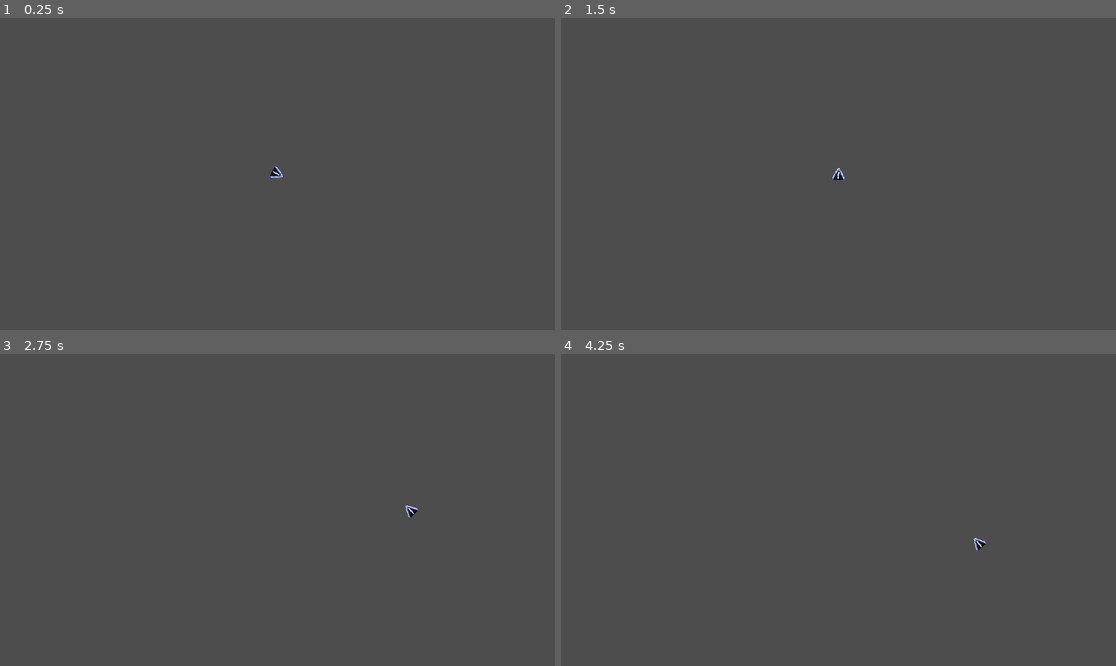
Above: before the commit, frames 1-4 (two rows, left to right).
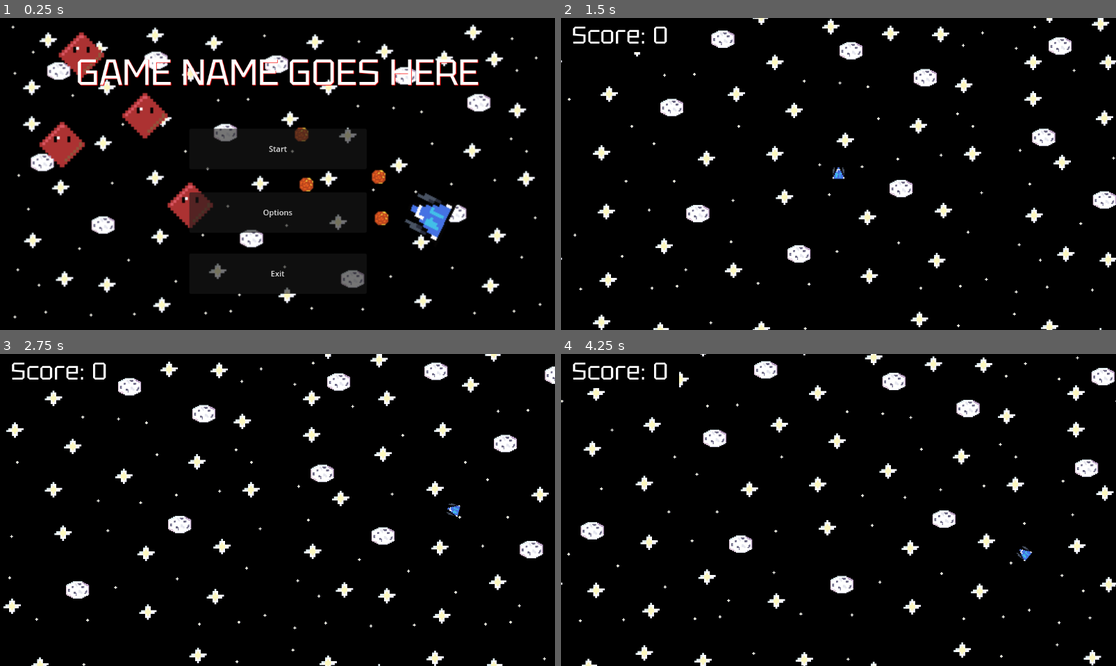
Above: after the commit, the same moments.

Repository: WhosCloak/Aquanautic
Game: Godot game, scene res://scenes/mainmenu.tscn
Same seed, same stepped clock (60 frames per second), same inputs: the game is played once before the commit and once after it. Before the commit the project starts from res://scenes/player.tscn.
Inputs (mouse positions are in pixels of both pictures, inside the frame that each line leads up to):
- Up to frame 1 (0.25 s): no input
- Up to frame 2 (1.5 s): click (838, 211) at 0.5 s, where only the run after the commit has a clickable "Options"; click (838, 149) at 1.25 s, where only the run after the commit has a clickable "Start"
- Up to frame 3 (2.75 s): tap Enter at 2 s; move the mouse to (399, 494) at 2.02 s; hold D (right) from 2.03 s (still down); click (399, 494) at 2.1 s
- Up to frame 4 (4.25 s): move the mouse to (727, 525) at 2.77 s; release D (right) at 2.78 s; hold S (down) 2.78-3.53 s; click (727, 525) at 2.85 s; move the mouse to (894, 441) at 3.52 s; hold D (right) from 3.53 s (still down); click (894, 441) at 3.6 s

The runs differ from the first frame. In frame 1, 99% of the frame differs, in the area x 0-100%, y 0-100%; in frame 2, 100%; in frame 3, 100%; in frame 4, 100%.

Commit message:
updated version

Diff:
--- a/project.godot
+++ b/project.godot
@@ -11,9 +11,13 @@
 [application]
 
 config/name="top-down-game"
-run/main_scene="uid://d0rtb8jof2xkt"
+run/main_scene="uid://dteruq8yhjet2"
 config/features=PackedStringArray("4.4", "Forward Plus")
 config/icon="res://icon.svg"
+
+[autoload]
+
+Global="*res://scripts/global.gd"
 
 [input]
 
--- a/scenes/Laser.tscn
+++ b/scenes/Laser.tscn
@@ -1,18 +1,24 @@
-[gd_scene load_steps=4 format=3 uid="uid://bcbov2uubkh6g"]
+[gd_scene load_steps=4 format=3 uid="uid://bmvqix4hmvbvs"]
 
-[ext_resource type="Script" uid="uid://1f146luqhsab" path="res://scripts/laser.gd" id="1_ag3aa"]
-[ext_resource type="Texture2D" uid="uid://dhunqycqpg0ga" path="res://sprites/Laser.png" id="1_rx3qg"]
+[ext_resource type="Script" uid="uid://bv333nlqrnrml" path="res://scripts/laser.gd" id="1_a7dhc"]
+[ext_resource type="Texture2D" uid="uid://dk17v86x4cr10" path="res://sprites/Laser.png" id="1_xmihv"]
 
-[sub_resource type="RectangleShape2D" id="RectangleShape2D_ag3aa"]
-size = Vector2(16, 6)
+[sub_resource type="RectangleShape2D" id="RectangleShape2D_a7dhc"]
+size = Vector2(16, 16)
 
 [node name="laser" type="RigidBody2D"]
-lock_rotation = true
-script = ExtResource("1_ag3aa")
+collision_layer = 8
+collision_mask = 2
+gravity_scale = 0.0
+contact_monitor = true
+max_contacts_reported = 1
+script = ExtResource("1_a7dhc")
 
 [node name="CollisionShape2D" type="CollisionShape2D" parent="."]
-shape = SubResource("RectangleShape2D_ag3aa")
+shape = SubResource("RectangleShape2D_a7dhc")
 
 [node name="Sprite2D" type="Sprite2D" parent="."]
 texture_filter = 1
-texture = ExtResource("1_rx3qg")
+texture = ExtResource("1_xmihv")
+
+[connection signal="body_entered" from="." to="." method="_on_body_entered"]
--- a/scenes/enemy.tscn
+++ b/scenes/enemy.tscn
@@ -1,19 +1,30 @@
-[gd_scene load_steps=4 format=3 uid="uid://cej4x1k4cq02n"]
+[gd_scene load_steps=5 format=3 uid="uid://bibggbp3wrrll"]
 
-[ext_resource type="Texture2D" uid="uid://ch55q6e876o6g" path="res://sprites/enemy.png" id="1_7p1mj"]
-[ext_resource type="Script" uid="uid://d1n5j1taqi21d" path="res://scripts/enemy.gd" id="1_md0e3"]
+[ext_resource type="Texture2D" uid="uid://bm16t07bpykb5" path="res://sprites/enemy.png" id="1_7p1mj"]
+[ext_resource type="Script" uid="uid://d166an3k21du8" path="res://scripts/enemy.gd" id="1_md0e3"]
 
-[sub_resource type="RectangleShape2D" id="RectangleShape2D_7p1mj"]
+[sub_resource type="RectangleShape2D" id="RectangleShape2D_md0e3"]
 size = Vector2(16, 16)
 
-[node name="enemy" type="Node2D"]
+[sub_resource type="RectangleShape2D" id="RectangleShape2D_4ra3w"]
+size = Vector2(16, 16)
 
-[node name="CharacterBody2D" type="CharacterBody2D" parent="."]
+[node name="enemy" type="CharacterBody2D" groups=["enemy"]]
+collision_layer = 2
+collision_mask = 8
 script = ExtResource("1_md0e3")
 
-[node name="CollisionShape2D" type="CollisionShape2D" parent="CharacterBody2D"]
-shape = SubResource("RectangleShape2D_7p1mj")
+[node name="CollisionShape2D" type="CollisionShape2D" parent="."]
+shape = SubResource("RectangleShape2D_md0e3")
 
-[node name="Sprite2D" type="Sprite2D" parent="CharacterBody2D/CollisionShape2D"]
+[node name="Sprite2D" type="Sprite2D" parent="."]
 texture_filter = 1
 texture = ExtResource("1_7p1mj")
+
+[node name="Area2D" type="Area2D" parent="."]
+collision_layer = 2
+
+[node name="CollisionShape2D" type="CollisionShape2D" parent="Area2D"]
+shape = SubResource("RectangleShape2D_4ra3w")
+
+[connection signal="body_entered" from="Area2D" to="." method="_on_area_2d_body_entered"]
--- a/scenes/enemyspawner.tscn
+++ b/scenes/enemyspawner.tscn
@@ -1,6 +1,6 @@
-[gd_scene load_steps=2 format=3 uid="uid://bvrhc50u21mq4"]
+[gd_scene load_steps=2 format=3 uid="uid://cpy4624ry8da6"]
 
-[ext_resource type="Script" uid="uid://bhiotrxw2j4w" path="res://scripts/enemyspawner.gd" id="1_y7xgi"]
+[ext_resource type="Script" uid="uid://ll0is1c4l1wq" path="res://scripts/enemyspawner.gd" id="1_y7xgi"]
 
-[node name="Node2D" type="Node2D"]
+[node name="enemyspawner" type="Node2D"]
 script = ExtResource("1_y7xgi")
--- /dev/null
+++ b/scenes/gameover.tscn
@@ -0,0 +1,57 @@
+[gd_scene load_steps=4 format=3 uid="uid://buk43vvonn5u6"]
+
+[ext_resource type="Script" uid="uid://bqjgs7hyfgmoh" path="res://scripts/gameover.gd" id="1_ncp31"]
+[ext_resource type="Texture2D" uid="uid://br0mq41dsy56p" path="res://sprites/gameover.png" id="2_2mkfd"]
+[ext_resource type="FontFile" uid="uid://dbyrp1xpwysxa" path="res://font/Tektur-VariableFont_wdth,wght.ttf" id="2_dy3ie"]
+
+[node name="gameover" type="Control"]
+layout_mode = 3
+anchors_preset = 15
+anchor_right = 1.0
+anchor_bottom = 1.0
+grow_horizontal = 2
+grow_vertical = 2
+script = ExtResource("1_ncp31")
+
+[node name="TextureRect" type="TextureRect" parent="."]
+layout_mode = 0
+offset_right = 1152.0
+offset_bottom = 648.0
+texture = ExtResource("2_2mkfd")
+expand_mode = 1
+
+[node name="Label" type="Label" parent="."]
+layout_mode = 0
+offset_right = 1151.0
+offset_bottom = 263.0
+theme_override_fonts/font = ExtResource("2_dy3ie")
+theme_override_font_sizes/font_size = 100
+text = "GAME OVER
+PRESS ESC TO QUIT
+"
+horizontal_alignment = 1
+vertical_alignment = 1
+
+[node name="Label2" type="Label" parent="."]
+layout_mode = 0
+offset_left = 162.0
+offset_top = 258.0
+offset_right = 988.0
+offset_bottom = 388.0
+theme_override_fonts/font = ExtResource("2_dy3ie")
+theme_override_font_sizes/font_size = 100
+text = "Highest Score : 0"
+horizontal_alignment = 1
+vertical_alignment = 1
+
+[node name="Button" type="Button" parent="."]
+layout_mode = 0
+offset_left = 382.0
+offset_top = 395.0
+offset_right = 805.0
+offset_bottom = 506.0
+theme_override_fonts/font = ExtResource("2_dy3ie")
+theme_override_font_sizes/font_size = 50
+text = "TRY AGAIN"
+
+[connection signal="pressed" from="Button" to="." method="_on_button_pressed"]
--- /dev/null
+++ b/scenes/main.tscn
@@ -0,0 +1,22 @@
+[gd_scene load_steps=4 format=3 uid="uid://b3grfsvfta7fk"]
+
+[ext_resource type="PackedScene" uid="uid://cp3kf82ssstnc" path="res://scenes/player.tscn" id="1_0wfyh"]
+[ext_resource type="PackedScene" uid="uid://cpy4624ry8da6" path="res://scenes/enemyspawner.tscn" id="2_sugp2"]
+[ext_resource type="Texture2D" uid="uid://dnhkeh7l0rair" path="res://sprites/starryspace1.png" id="3_sugp2"]
+
+[node name="main" type="Node2D"]
+
+[node name="player" parent="." instance=ExtResource("1_0wfyh")]
+
+[node name="enemyspawner" parent="." instance=ExtResource("2_sugp2")]
+
+[node name="TextureRect" type="TextureRect" parent="."]
+z_index = -4096
+texture_filter = 1
+offset_left = -10199.0
+offset_top = -5372.0
+offset_right = 10239.0
+offset_bottom = 5977.0
+mouse_filter = 2
+texture = ExtResource("3_sugp2")
+stretch_mode = 1
--- /dev/null
+++ b/scenes/mainmenu.tscn
@@ -0,0 +1,74 @@
+[gd_scene load_steps=4 format=3 uid="uid://dteruq8yhjet2"]
+
+[ext_resource type="FontFile" uid="uid://dbyrp1xpwysxa" path="res://font/Tektur-VariableFont_wdth,wght.ttf" id="1_5mbse"]
+[ext_resource type="Texture2D" uid="uid://bkhqbgrv1vj8j" path="res://sprites/mainmenu.png" id="1_natt5"]
+[ext_resource type="Script" uid="uid://nq23uh7e7byf" path="res://scripts/mainmenu.gd" id="1_r3g3c"]
+
+[node name="mainmenu" type="Control"]
+layout_mode = 3
+anchors_preset = 15
+anchor_right = 1.0
+anchor_bottom = 1.0
+grow_horizontal = 2
+grow_vertical = 2
+script = ExtResource("1_r3g3c")
+
+[node name="TextureRect" type="TextureRect" parent="."]
+layout_mode = 0
+offset_right = 1152.0
+offset_bottom = 648.0
+texture = ExtResource("1_natt5")
+
+[node name="Label" type="Label" parent="."]
+layout_mode = 1
+anchors_preset = 5
+anchor_left = 0.5
+anchor_right = 0.5
+offset_left = -419.0
+offset_top = 64.0
+offset_right = 419.0
+offset_bottom = 162.0
+grow_horizontal = 2
+theme_override_colors/font_shadow_color = Color(0.972549, 0.00392157, 0, 1)
+theme_override_fonts/font = ExtResource("1_5mbse")
+theme_override_font_sizes/font_size = 75
+text = "GAME NAME GOES HERE"
+horizontal_alignment = 1
+vertical_alignment = 1
+
+[node name="Button" type="Button" parent="."]
+layout_mode = 1
+anchors_preset = -1
+anchor_left = 0.5
+anchor_right = 0.5
+offset_left = -183.0
+offset_top = 230.0
+offset_right = 185.0
+offset_bottom = 314.0
+text = "Start"
+
+[node name="Button2" type="Button" parent="."]
+layout_mode = 1
+anchors_preset = -1
+anchor_left = 0.5
+anchor_right = 0.501
+offset_left = -183.0
+offset_top = 362.0
+offset_right = 183.848
+offset_bottom = 446.0
+text = "Options"
+
+[node name="Button3" type="Button" parent="."]
+layout_mode = 1
+anchors_preset = -1
+anchor_left = 0.5
+anchor_right = 0.501
+offset_left = -183.0
+offset_top = 489.0
+offset_right = 183.848
+offset_bottom = 573.0
+text = "Exit"
+
+[connection signal="pressed" from="Button" to="." method="_on_button_pressed"]
+[connection signal="pressed" from="Button2" to="." method="_on_button_2_pressed"]
+[connection signal="pressed" from="Button3" to="." method="_on_button_3_pressed"]
--- a/scenes/player.tscn
+++ b/scenes/player.tscn
@@ -1,25 +1,58 @@
-[gd_scene load_steps=4 format=3 uid="uid://d0rtb8jof2xkt"]
+[gd_scene load_steps=5 format=3 uid="uid://cp3kf82ssstnc"]
 
-[ext_resource type="Script" uid="uid://t4ki5swdv72" path="res://scripts/player.gd" id="1_g2els"]
-[ext_resource type="Texture2D" uid="uid://gep1ou3ejbsa" path="res://sprites/Spaceship1.png" id="2_qhqgy"]
+[ext_resource type="Texture2D" uid="uid://bh11pa8di203y" path="res://sprites/player.png" id="1_3vyb7"]
+[ext_resource type="Script" uid="uid://ddkaihgteyl1s" path="res://scripts/player.gd" id="1_g2els"]
+[ext_resource type="FontFile" uid="uid://dbyrp1xpwysxa" path="res://font/Tektur-VariableFont_wdth,wght.ttf" id="4_dqkch"]
 
-[sub_resource type="RectangleShape2D" id="RectangleShape2D_k0juu"]
-size = Vector2(15, 15)
+[sub_resource type="RectangleShape2D" id="RectangleShape2D_g2els"]
+size = Vector2(16, 16)
 
-[node name="player" type="Node2D"]
-
-[node name="CharacterBody2D" type="CharacterBody2D" parent="."]
+[node name="player" type="CharacterBody2D" groups=["player"]]
+collision_mask = 4
 script = ExtResource("1_g2els")
 
-[node name="CollisionShape2D" type="CollisionShape2D" parent="CharacterBody2D"]
-shape = SubResource("RectangleShape2D_k0juu")
+[node name="CollisionShape2D" type="CollisionShape2D" parent="."]
+shape = SubResource("RectangleShape2D_g2els")
 
-[node name="Sprite2D" type="Sprite2D" parent="CharacterBody2D"]
+[node name="Sprite2D" type="Sprite2D" parent="."]
 texture_filter = 1
 rotation = 1.5708
-texture = ExtResource("2_qhqgy")
+texture = ExtResource("1_3vyb7")
 
-[node name="Camera2D" type="Camera2D" parent="CharacterBody2D"]
-zoom = Vector2(1.5, 1.5)
+[node name="Camera2D" type="Camera2D" parent="."]
+zoom = Vector2(2, 2)
 position_smoothing_enabled = true
 position_smoothing_speed = 2.0
+
+[node name="Muzzle" type="Node2D" parent="."]
+position = Vector2(13.29, 0)
+
+[node name="CanvasLayer" type="CanvasLayer" parent="."]
+
+[node name="Control" type="Control" parent="CanvasLayer"]
+layout_mode = 3
+anchors_preset = 15
+anchor_right = 1.0
+anchor_bottom = 1.0
+grow_horizontal = 2
+grow_vertical = 2
+
+[node name="ColorRect" type="ColorRect" parent="CanvasLayer/Control"]
+z_index = -180
+layout_mode = 0
+offset_right = 245.0
+offset_bottom = 71.0
+mouse_filter = 2
+color = Color(0, 0, 0, 1)
+
+[node name="Label" type="Label" parent="CanvasLayer/Control"]
+z_index = 165
+texture_filter = 1
+layout_mode = 1
+offset_right = 245.0
+offset_bottom = 71.0
+theme_override_fonts/font = ExtResource("4_dqkch")
+theme_override_font_sizes/font_size = 50
+text = "Score: 0"
+horizontal_alignment = 1
+vertical_alignment = 1
--- a/scripts/enemy.gd
+++ b/scripts/enemy.gd
@@ -1,14 +1,28 @@
 extends CharacterBody2D
 
-
-var speed = 300
-var player = null
+var speed = 200
+var player = Node2D
 
 func _ready():
 	player = get_tree().get_first_node_in_group("player")
 
-func _physics_process(delta):
+func _physics_process(_delta):
 	if player:
-		var direction = (player.global_position- global_position).normalized()
+		var direction = (player.global_position - global_position).normalized()
 		velocity = direction * speed
 		move_and_slide()
+
+func _on_area_2d_body_entered(body: Node2D) -> void:
+	if body.is_in_group("player"):
+		if body.has_method("get_score"):
+			var current_score = body.get_score()
+			if current_score > Global.high_score:
+				Global.high_score = current_score
+
+		body.call_deferred("queue_free")
+		get_tree().change_scene_to_file("res://scenes/gameover.tscn")
+
+func die():
+	if player and player.has_method("add_score"):
+		player.add_score()
+	call_deferred("queue_free")
--- a/scripts/enemyspawner.gd
+++ b/scripts/enemyspawner.gd
@@ -1,12 +1,11 @@
 extends Node2D
 
-
-@export var enemy_scene: PackedScene
-@export var spawn_distance := 800  # how far from camera to spawn
-@export var spawn_interval := 2.0
+var enemy_scene = load("res://scenes/enemy.tscn")
+var spawn_distance = 500
+var spawn_interval = 2.0
 
 var timer := 0.0
-var player = null
+var player: Node2D
 
 func _ready():
 	player = get_tree().get_first_node_in_group("player")
@@ -18,11 +17,12 @@
 		spawn_enemy()
 
 func spawn_enemy():
-	if not player: return
+	if not player:
+		return
 
 	var direction = Vector2(randf() * 2 - 1, randf() * 2 - 1).normalized()
-	var spawn_position = player.global_position + direction * spawn_distance
+	var spawn_pos = player.global_position + direction * spawn_distance
 
 	var enemy = enemy_scene.instantiate()
-	enemy.global_position = spawn_position
+	enemy.global_position = spawn_pos
 	get_tree().current_scene.add_child(enemy)
--- /dev/null
+++ b/scripts/gameover.gd
@@ -0,0 +1,11 @@
+extends Control
+
+func _ready() -> void:
+	$Label2.text = "High Score: %d" % Global.high_score
+
+func _on_button_pressed() -> void:
+	get_tree().change_scene_to_file("res://scenes/main.tscn")
+
+func _input(event):
+	if event.is_action_pressed("ui_cancel"):
+		get_tree().quit()
--- /dev/null
+++ b/scripts/global.gd
@@ -0,0 +1,4 @@
+extends Node
+
+
+var high_score: int = 0
--- a/scripts/laser.gd
+++ b/scripts/laser.gd
@@ -1,15 +1,11 @@
 extends RigidBody2D
 
+func _ready():
+	await get_tree().create_timer(2.0).timeout
+	queue_free()
 
-var speed = 2000
-
-func _ready():
-	connect("area_entered", Callable(self,"_on_area_entered"))
-
-func _physics_process(delta):
-	global_position += Vector2(speed * delta, 0).rotated(rotation)
-
-func _on_area_entered(area):
-	if area.is_in_group("enemy"):
-		area.queue_free()
+func _on_body_entered(body: Node) -> void:
+	if body.is_in_group("enemy"):
+		if body.has_method("die"):
+			body.die()
 		queue_free()
--- /dev/null
+++ b/scripts/mainmenu.gd
@@ -0,0 +1,10 @@
+extends Control
+
+func _on_button_pressed() -> void: #START
+	get_tree().change_scene_to_file("res://scenes/main.tscn")
+
+func _on_button_2_pressed() -> void: #OPTIONS
+	pass # Replace with function body.
+
+func _on_button_3_pressed() -> void: #QUIT
+	get_tree().quit()
--- a/scripts/player.gd
+++ b/scripts/player.gd
@@ -2,12 +2,21 @@
 
 var speed = 500
 var laserspeed = 2000
-var laser = preload("res://scenes/Laser.tscn")
+var laser = load("res://scenes/laser.tscn")
+var score = 0
+
+@onready var cam := $Camera2D
+@onready var muzzle = $Muzzle
+
+func _ready():
+	cam.zoom = Vector2(2, 2)
+	cam.set_process(true)
 
 func _physics_process(_delta):
 	var input_vector = Input.get_vector("left", "right", "up", "down")
 	velocity = input_vector.normalized() * speed
 	move_and_slide()
+
 	look_at(get_global_mouse_position())
 
 	if Input.is_action_just_pressed("fire"):
@@ -15,14 +24,20 @@
 
 func fire():
 	var laser_instance = laser.instantiate()
-	laser_instance.global_position = global_position
 
-	var direction = (get_global_mouse_position() - global_position).normalized()
+	var fire_pos = muzzle.global_position
+	var direction = (get_global_mouse_position() - fire_pos).normalized()
+
+	laser_instance.global_position = fire_pos
 	laser_instance.rotation = direction.angle()
 	laser_instance.linear_velocity = direction * laserspeed
 
 	get_tree().current_scene.add_child(laser_instance)
 
-func _on_body_entered(body):
-	if body.is_in_group("enemy"):
-		get_tree().change_scene_to_file("res://scenes/GameOver.tscn")
+
+func add_score(amount: int = 1) -> void:
+	score += amount
+	$CanvasLayer/Control/Label.text = "Score: %d" % score
+
+func get_score() -> int:
+	return score
Binary file added: font/Tektur-VariableFont_wdth,wght.ttf
Not shown, added: font/Tektur-VariableFont_wdth,wght.ttf.import
Not shown: 1 places in scenes/world.tscn that only renumber resources
Not shown, changed: scripts/enemy.gd.uid
Not shown, changed: scripts/enemyspawner.gd.uid
Not shown, added: scripts/gameover.gd.uid
Not shown, added: scripts/global.gd.uid
Not shown, changed: scripts/laser.gd.uid
Not shown, added: scripts/mainmenu.gd.uid
Not shown, changed: scripts/player.gd.uid
Binary file added: sprites/Explosion.gif
Binary file changed: sprites/Laser.png
(and 9 more such lines)
